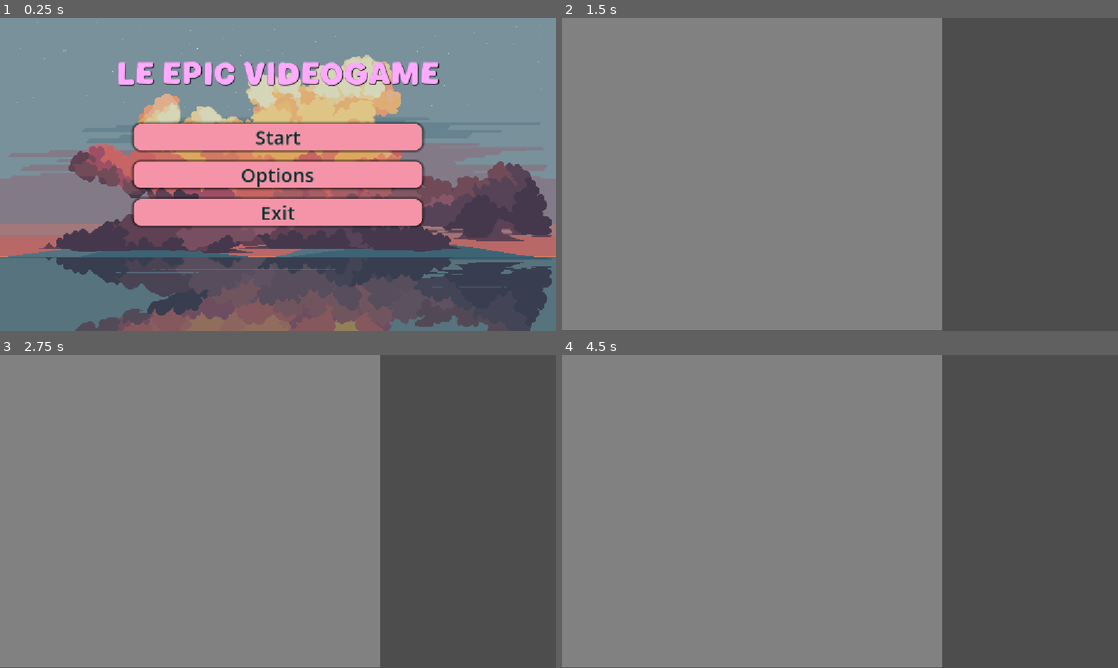
Above: before the commit, frames 1-4 (two rows, left to right).
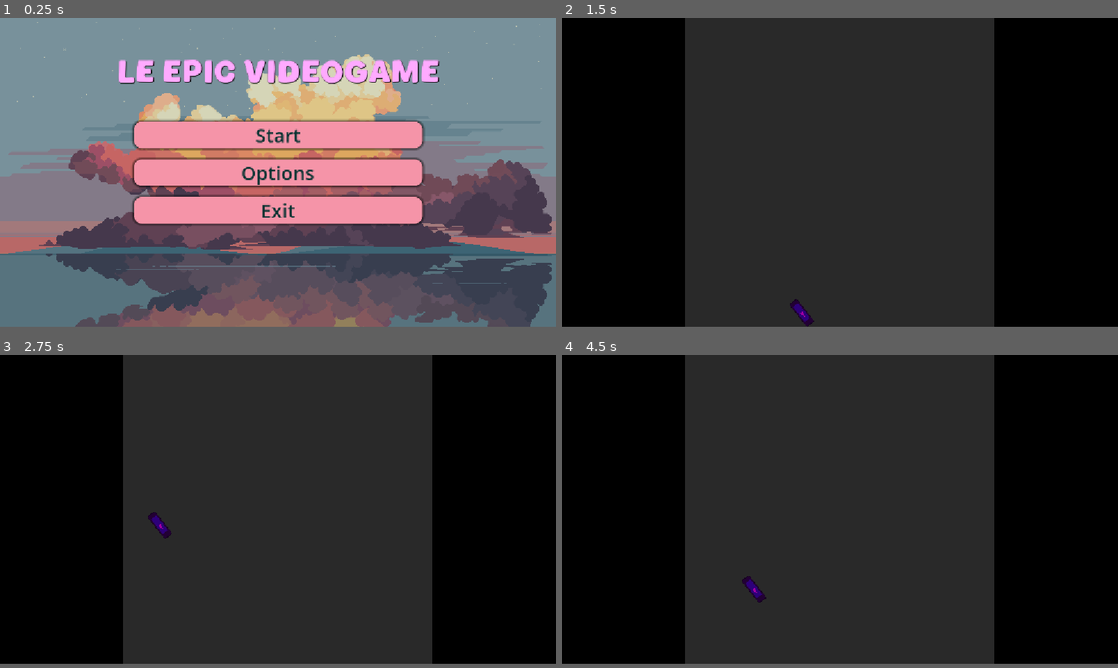
Above: after the commit, the same moments.

Repository: OskarSJ1337/GodotGame
Game: Godot game, scene res://scenes/menus/main_menu.tscn
Two runs of this game, one before a commit and one after it. Both use one fixed random seed, a clock stepped at 60 frames per second and the inputs below. The engine's default icon, where the game draws it, is replaced by a stand-in: a white triangle on a blue panel in a dark square.
Inputs:
- Up to frame 1 (0.25 s): no input
- Up to frame 2 (1.5 s): click "Start" at 0.5 s; tap Enter at 1.25 s; hold W (up) from 1.28 s (still down)
- Up to frame 3 (2.75 s): tap Space at 2 s; release W (up) at 2.03 s; hold S (down) from 2.03 s (still down)
- Up to frame 4 (4.5 s): release S (down) at 2.78 s; hold W (up) 2.78-4.28 s; tap Enter at 4.25 s; hold S (down) from 4.28 s (still down)
In our replay, the window is 800x450 before the commit and 800x444 after it. These sizes can differ from the game's own. Grey fills any space a smaller window leaves; there, only what the larger window draws over its background counts as a difference.

The runs differ from the first frame. In frame 1, 15% of the frame differs, in the area x 0-100%, y 2-100%; in frame 2, 99%, in the area x 0-100%, y 0-100%; in frame 3, 99%; in frame 4, 99%.

Commit message:
Added stage with collisions

Diff:
--- a/project.godot
+++ b/project.godot
@@ -17,6 +17,8 @@
 
 [display]
 
+window/size/viewport_height=640
+window/size/mode=2
 window/stretch/mode="canvas_items"
 window/stretch/aspect="expand"
 
--- a/scenes/battle/game.tscn
+++ b/scenes/battle/game.tscn
@@ -1,13 +1,104 @@
 [gd_scene format=3 uid="uid://cuc4bpm1rhvax"]
+
+[ext_resource type="PackedScene" uid="uid://ctrtle1hw0e24" path="res://scenes/battle/paddle.tscn" id="1_sm3ht"]
+
+[sub_resource type="SegmentShape2D" id="SegmentShape2D_p8roq"]
+a = Vector2(-64, -56)
+b = Vector2(-128, 8)
+
+[sub_resource type="SegmentShape2D" id="SegmentShape2D_137o5"]
+a = Vector2(-64, 232)
+b = Vector2(0, 168)
+
+[sub_resource type="SegmentShape2D" id="SegmentShape2D_0q8dx"]
+a = Vector2(512, 392)
+b = Vector2(448, 328)
+
+[sub_resource type="SegmentShape2D" id="SegmentShape2D_ykgmc"]
+a = Vector2(512, 392)
+b = Vector2(448, 328)
+
+[sub_resource type="SegmentShape2D" id="SegmentShape2D_sm3ht"]
+a = Vector2(256, 256)
+b = Vector2(320, 320)
+
+[sub_resource type="SegmentShape2D" id="SegmentShape2D_0tvmx"]
+a = Vector2(832, 320)
+b = Vector2(896, 256)
+
+[sub_resource type="SegmentShape2D" id="SegmentShape2D_4p6cv"]
+a = Vector2(576, 64)
+b = Vector2(512, 0)
+
+[sub_resource type="SegmentShape2D" id="SegmentShape2D_86kjf"]
+a = Vector2(640, 0)
+b = Vector2(576, 64)
+
+[sub_resource type="RectangleShape2D" id="RectangleShape2D_0q8dx"]
+size = Vector2(256, 640)
+
+[sub_resource type="RectangleShape2D" id="RectangleShape2D_ykgmc"]
+size = Vector2(1155.75, 27.5)
 
 [node name="Game" type="Sprite2D" unique_id=1872106350]
 
-[node name="StaticBody2D" type="StaticBody2D" parent="." unique_id=150828939]
+[node name="Borders" type="StaticBody2D" parent="." unique_id=150828939]
 
-[node name="CollisionShape2D" type="CollisionShape2D" parent="StaticBody2D" unique_id=745320179]
+[node name="BorderBackground" type="ColorRect" parent="Borders" unique_id=827136393]
+offset_right = 1152.0
+offset_bottom = 640.0
+color = Color(0, 0, 0, 1)
 
-[node name="ColorRect" type="ColorRect" parent="StaticBody2D" unique_id=827136393]
-offset_right = 787.0
-offset_bottom = 645.0
-color = Color(0.50534403, 0.5053441, 0.50534403, 1)
-metadata/_edit_use_anchors_ = true
+[node name="GameBackground" type="ColorRect" parent="Borders" unique_id=856382347]
+offset_left = 256.0
+offset_right = 896.0
+offset_bottom = 640.0
+color = Color(0.16206557, 0.1620656, 0.16206557, 1)
+
+[node name="Top" type="CollisionShape2D" parent="Borders" unique_id=745320179]
+position = Vector2(384, 376)
+shape = SubResource("SegmentShape2D_p8roq")
+
+[node name="Bottom" type="CollisionShape2D" parent="Borders" unique_id=2000161478]
+position = Vector2(576, 408)
+shape = SubResource("SegmentShape2D_137o5")
+
+[node name="CollisionShape2D" type="CollisionShape2D" parent="Borders" unique_id=1351122077]
+position = Vector2(128, 248)
+shape = SubResource("SegmentShape2D_0q8dx")
+
+[node name="CollisionShape2D2" type="CollisionShape2D" parent="Borders" unique_id=1688523703]
+position = Vector2(384, -8)
+shape = SubResource("SegmentShape2D_ykgmc")
+
+[node name="CollisionShape2D3" type="CollisionShape2D" parent="Borders" unique_id=1183609643]
+shape = SubResource("SegmentShape2D_sm3ht")
+
+[node name="CollisionShape2D4" type="CollisionShape2D" parent="Borders" unique_id=1107396361]
+shape = SubResource("SegmentShape2D_0tvmx")
+
+[node name="CollisionShape2D5" type="CollisionShape2D" parent="Borders" unique_id=1367590474]
+shape = SubResource("SegmentShape2D_4p6cv")
+
+[node name="CollisionShape2D6" type="CollisionShape2D" parent="Borders" unique_id=735879083]
+shape = SubResource("SegmentShape2D_86kjf")
+
+[node name="CollisionShape2D7" type="CollisionShape2D" parent="Borders" unique_id=1590974658]
+position = Vector2(128, 320)
+shape = SubResource("RectangleShape2D_0q8dx")
+
+[node name="CollisionShape2D8" type="CollisionShape2D" parent="Borders" unique_id=701930312]
+position = Vector2(1024, 320)
+shape = SubResource("RectangleShape2D_0q8dx")
+
+[node name="CollisionShape2D9" type="CollisionShape2D" parent="Borders" unique_id=1214566713]
+position = Vector2(574.125, -13.75)
+shape = SubResource("RectangleShape2D_ykgmc")
+
+[node name="CollisionShape2D10" type="CollisionShape2D" parent="Borders" unique_id=365411639]
+position = Vector2(574.75, 654.5)
+shape = SubResource("RectangleShape2D_ykgmc")
+
+[node name="Paddle" parent="." unique_id=1281428957 instance=ExtResource("1_sm3ht")]
+position = Vector2(424, 552)
+rotation = 2.4731317
